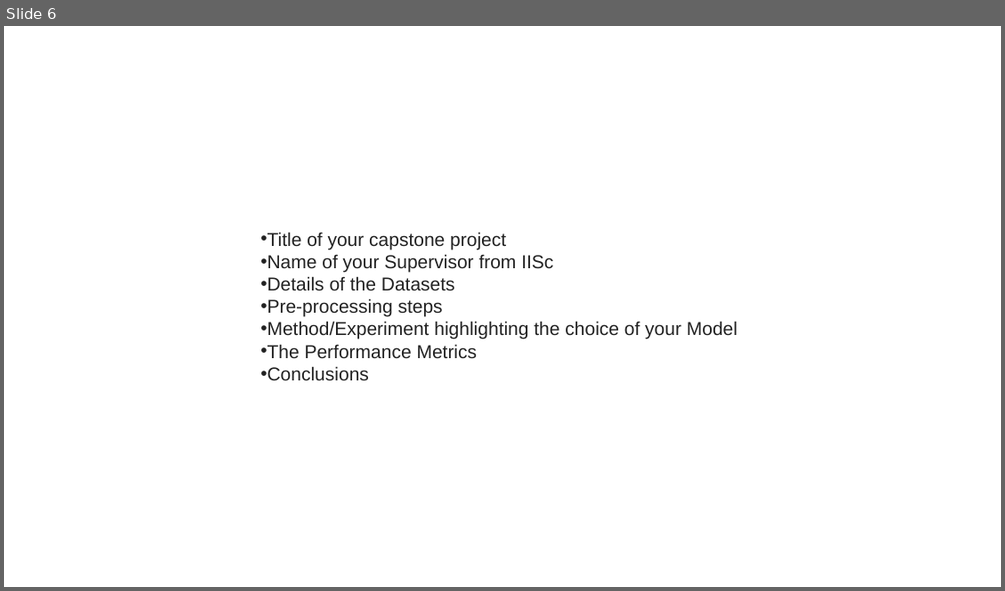
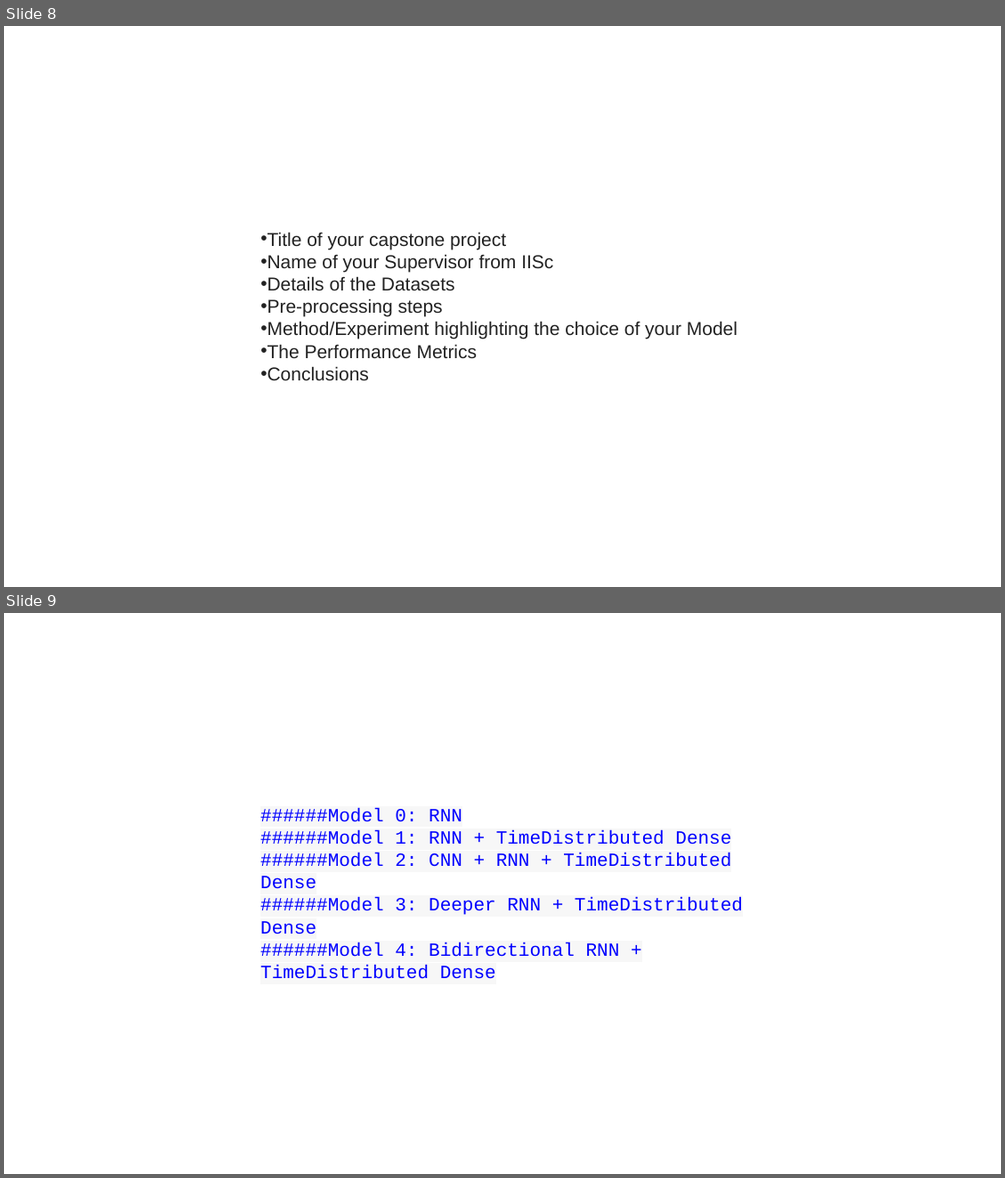
Before and after one commit to ravi-devgoblet/iisc_cohort4_group6_capstone, a slide deck: project_docs/Group 6 Capstone Project Presentation.pptx. Shown one above the other, each under a label of ours: slide 6 before the commit, slides 8 and 9 after it. The pictures are 1005x591 and 1005x1178 pixels, drawn with LibreOffice and Linux fonts; fonts in the diff are those of the drawing. Boxes give left, top, right and bottom in pixels: in the first picture for what was removed or moved away, otherwise in the second. Text is boxed around its words. In the diff, an @@ line names an element or a change of style, - is before the commit and + after.

Commit message:
Added Models Slide

```diff
--- a/project_docs/Group 6 Capstone Project Presentation.pptx
+++ b/project_docs/Group 6 Capstone Project Presentation.pptx
@@ slide 9 added at (4, 613, 1001, 1174), background #FFFFFF @@
@@ text added at (260, 808, 743, 979), 18 pt, text #0000FF @@
+######Model 0: RNN
+######Model 1: RNN + TimeDistributed Dense
+######Model 2: CNN + RNN + TimeDistributed Dense
+######Model 3: Deeper RNN + TimeDistributed Dense
+######Model 4: Bidirectional RNN + TimeDistributed Dense
@@ what was slide 6 is now slide 8 @@
```
Also in this commit, not shown: 1 slide changed, 3 other slides added, 1 slide removed.
